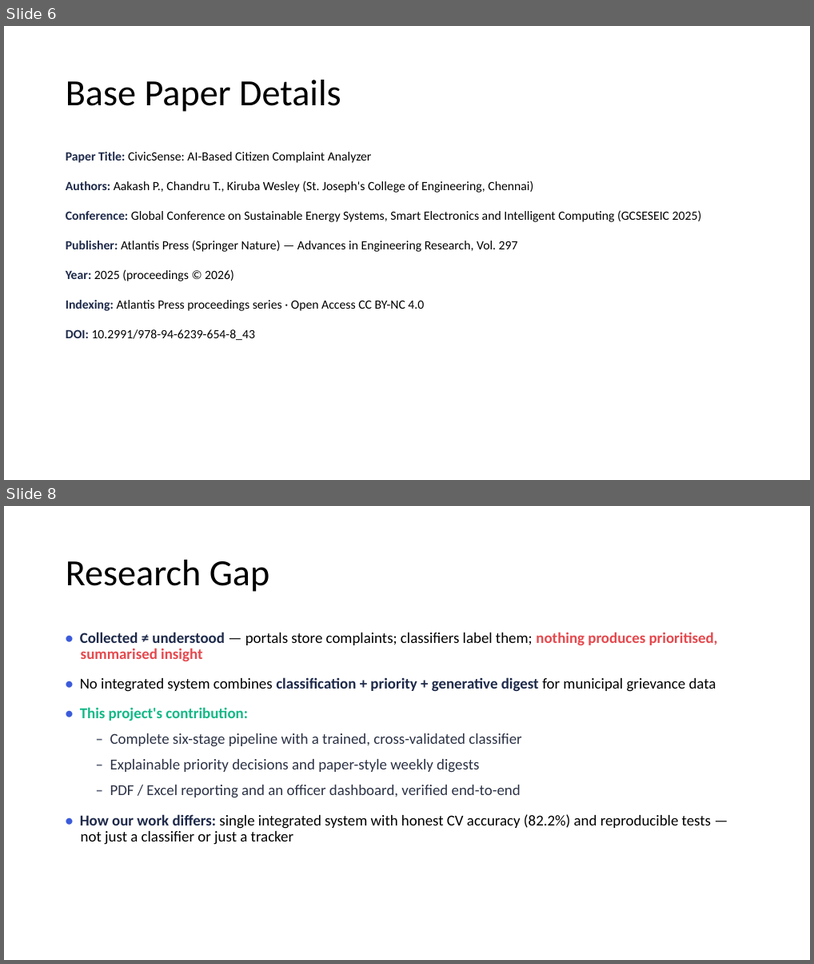
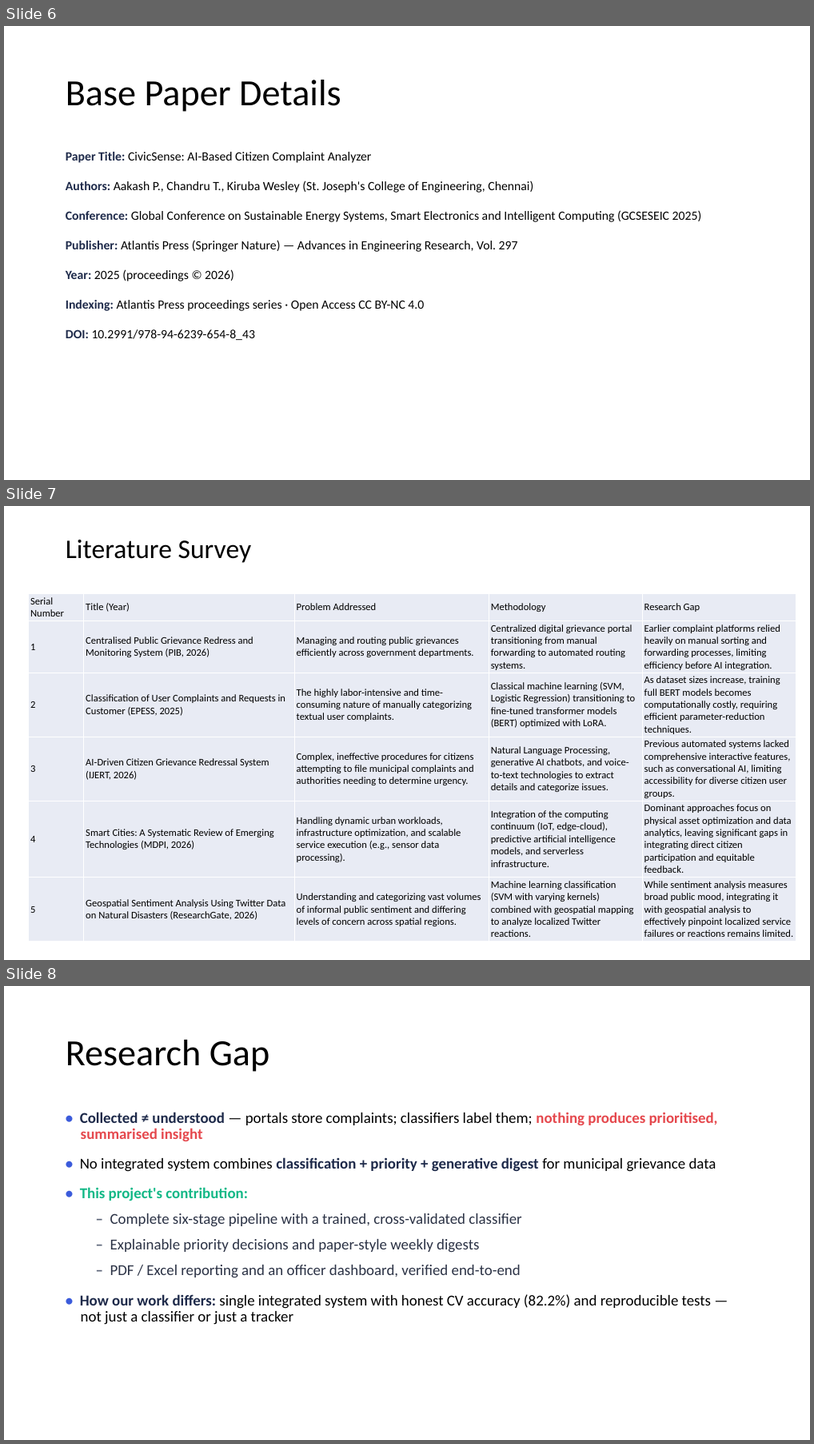
Before and after one commit to Mudit021/CivicSense-AI-Based-Citizen-Complaint-Analyzer, a slide deck: Project_Presentation.pptx. Shown one above the other, each under a label of ours: slides 6 and 8 before the commit, slides 6, 7 and 8 after it; the slides between them are not shown. The pictures are 814x964 and 814x1444 pixels, drawn with LibreOffice and Linux fonts; fonts in the diff are those of the drawing. Boxes give left, top, right and bottom in pixels: in the first picture for what was removed or moved away, otherwise in the second. Text is boxed around its words. In the diff, an @@ line names an element or a change of style, - is before the commit and + after.

```diff
--- a/Project_Presentation.pptx
+++ b/Project_Presentation.pptx
@@ slide 7 added at [4,506,810,960], background #FFFFFF @@
@@ title added at [66,540,252,563], 32 pt, text #000000 @@
+Literature Survey
@@ table added at [29,594,797,948], 6 rows, 5 columns @@
+Serial Number | Title (Year) | Problem Addressed | Methodology | Research Gap
+1 | Centralised Public Grievance Redress and Monitoring System (PIB, 2026) | Managing and routing public grievances efficiently across government departments. | Centralized digital grievance portal transitioning from manual forwarding to automated routing systems. | Earlier complaint platforms relied heavily on manual sorting and forwarding processes, limiting efficiency before AI integration.
+2 | Classification of User Complaints and Requests in Customer (EPESS, 2025) | The highly labor-intensive and time-consuming nature of manually categorizing textual user complaints. | Classical machine learning (SVM, Logistic Regression) transitioning to fine-tuned transformer models (BERT) optimized with LoRA. | As dataset sizes increase, training full BERT models becomes computationally costly, requiring efficient parameter-reduction techniques.
+3 | AI-Driven Citizen Grievance Redressal System (IJERT, 2026) | Complex, ineffective procedures for citizens attempting to file municipal complaints and authorities needing to determine urgency. | Natural Language Processing, generative AI chatbots, and voice-to-text technologies to extract details and categorize issues. | Previous automated systems lacked comprehensive interactive features, such as conversational AI, limiting accessibility for diverse citizen user groups.
+4 | Smart Cities: A Systematic Review of Emerging Technologies (MDPI, 2026) | Handling dynamic urban workloads, infrastructure optimization, and scalable service execution (e.g., sensor data processing). | Integration of the computing continuum (IoT, edge-cloud), predictive artificial intelligence models, and serverless infrastructure. | Dominant approaches focus on physical asset optimization and data analytics, leaving significant gaps in integrating direct citizen participation and equitable feedback.
+5 | Geospatial Sentiment Analysis Using Twitter Data on Natural Disasters (ResearchGate, 2026) | Understanding and categorizing vast volumes of informal public sentiment and differing levels of concern across spatial regions. | Machine learning classification (SVM with varying kernels) combined with geospatial mapping to analyze localized Twitter reactions. | While sentiment analysis measures broad public mood, integrating it with geospatial analysis to effectively pinpoint localized service failures or reactions remains limited.
```
Also in this commit, not shown: 7 slides changed, 9 other slides added, 1 slide removed, 51 other files.
